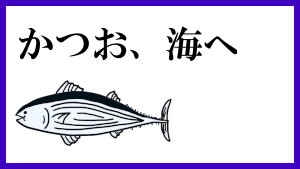
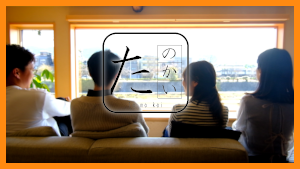
The second (300, 169) image is a revision of the first. Changes to its layers:
hid "かつお、海へ" over (19, 26, 238, 61)
removed layer "icon_white.png" over (15, 80, 173, 147)
added layer "ロゴデザイン2.png" above "フレーム: 普通" over (94, 24, 197, 122)
painted on "フレーム: 普通" over (0, 0, 300, 169)
added layer "貼り付けられたレイヤー" above "ここから" over (3, 2, 300, 169)
